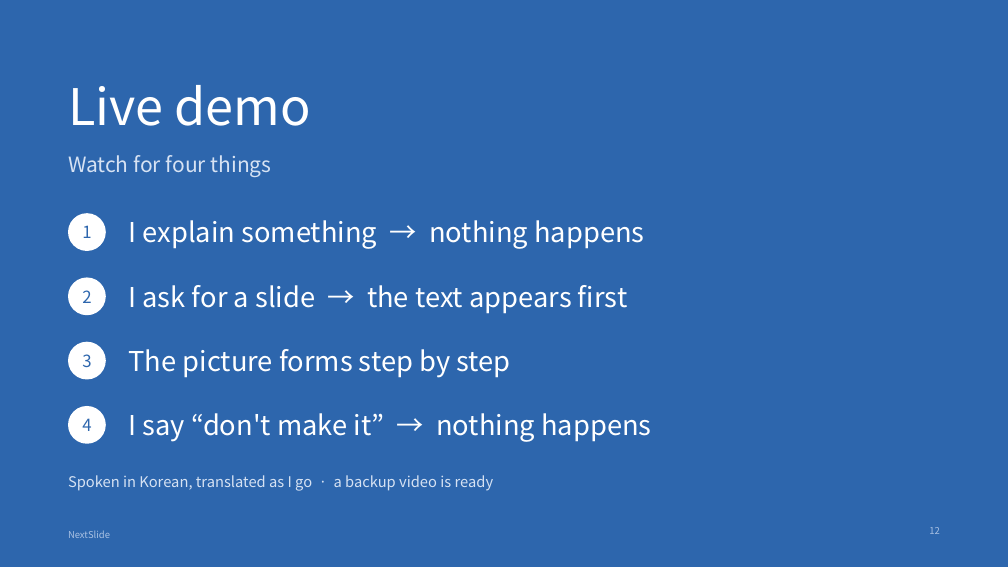
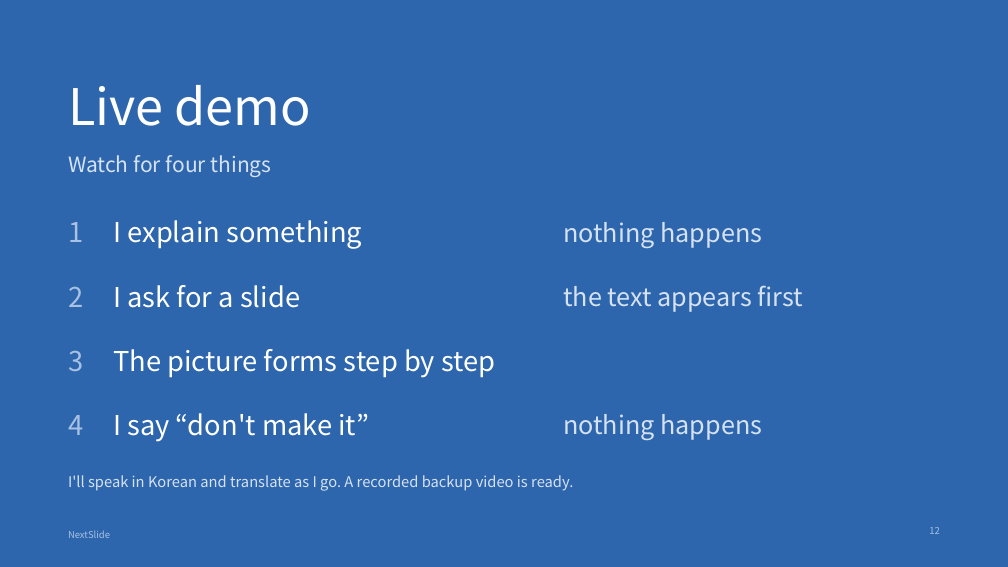
Before and after one commit to nunu0404/GenAI-proj-2026, a slide deck: slide 12 of docs/presentation/NextSlide_final.pptx. Drawn at 1008x567 pixels with LibreOffice and Linux fonts; fonts in the diff are those of the drawing. Boxes give left, top, right and bottom in pixels: in the first picture for what was removed or moved away, otherwise in the second. Text is boxed around its words. In the diff, an @@ line names an element or a change of style, - is before the commit and + after.

```diff
--- a/docs/presentation/NextSlide_final.pptx
+++ b/docs/presentation/NextSlide_final.pptx
@@ size 16 to 26 pt, text colour #2D66AD to #A9C1E3; alignment centre to left in 4 elements at [68, 287, 83, 307], [68, 351, 83, 371], [68, 415, 83, 435], [68, 222, 83, 242] @@
@@ ellipse removed at [68, 213, 106, 251] @@
@@ text added at [113, 220, 362, 249], 26 pt, text #FFFFFF @@
+I explain something
@@ text at [563, 222, 762, 249]: text changed; size 26 to 24 pt; text colour #FFFFFF to #D6E2F3 @@
-I explain something → nothing happens
+nothing happens
@@ ellipse removed at [68, 278, 106, 315] @@
@@ text added at [113, 285, 300, 308], 26 pt, text #FFFFFF @@
+I ask for a slide
@@ text at [563, 285, 804, 312]: text changed; size 26 to 24 pt; text colour #FFFFFF to #D6E2F3 @@
-I ask for a slide → the text appears first
+the text appears first
@@ ellipse removed at [68, 342, 106, 380] @@
@@ text "The picture forms step by ...": place and size @@
-text "The picture forms step by ..." at [128, 349, 510, 378]
+text "The picture forms step by ..." at [113, 349, 495, 378]
@@ ellipse removed at [68, 406, 106, 444] @@
@@ text at [113, 413, 369, 442]: text changed @@
-I say “don't make it” → nothing happens
+I say “don't make it”
@@ text added at [563, 414, 762, 441], 24 pt, text #D6E2F3 @@
+nothing happens
@@ text at [68, 475, 573, 491]: text changed @@
-Spoken in Korean, translated as I go · a backup video is ready
+I'll speak in Korean and translate as I go. A recorded backup video is ready.
```
Also in this commit, not shown: 26 other slides changed, 1 slide added, 1 slide removed, 34 other files.
